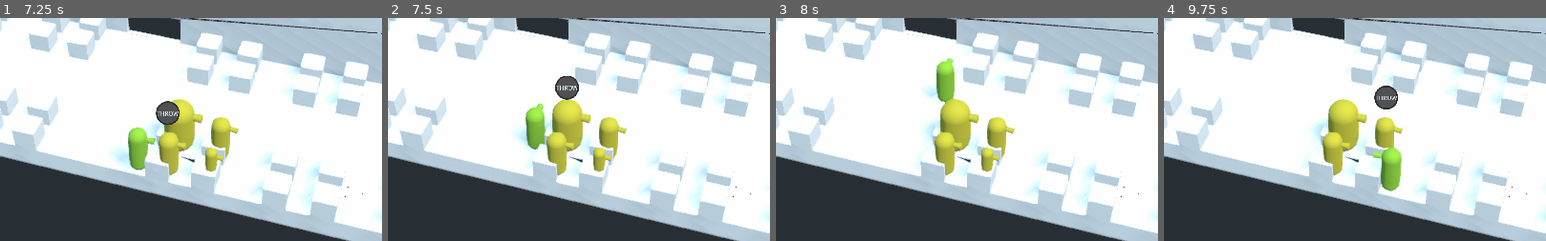
Above: before the commit, frames 1-4 (left to right).
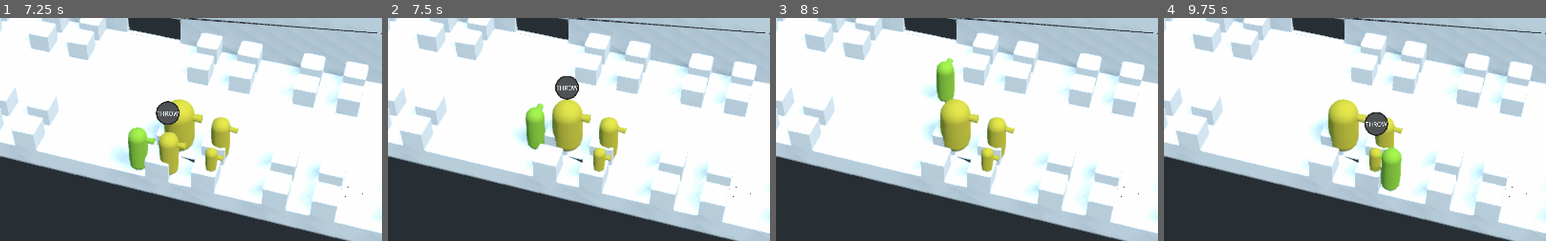
Above: after the commit, the same moments.

Repository: the-last-willy/game_jam_22_07
Game: Godot game, scene res://Game/Scenes/Main/Main.tscn
The game is run twice, just before and just after one commit, with the same random seed, the same clock (stepped at 60 frames per second) and the same inputs.
Inputs (mouse positions are % of the whole screen's width and height, from its top left):
- Up to frame 1 (7.25 s): click "Play" at 0.5 s; tap Enter (ui_accept) at 1.25, 1.52, 2.27, 3.5, 3.77, 4.52, 5.27, 6.77 s; move the mouse to (72, 45) at 1.27 s; hold D (move_right) 1.28-2.03 s; tap Shift (grab, bound only after the commit) every 1.5 s from 1.35 to 5.85 s; click (72, 45) at 1.42 s; move the mouse to (30, 55) at 2.02 s; hold S (move_backward) 2.03-2.78 s; tap Space (grab, bound only before the commit) every 1.5 s from 2.1 to 6.6 s; move the mouse to (60, 28) at 2.77 s; hold D (move_right) 2.78-3.53 s; move the mouse to (45, 70) at 3.52 s; hold W (move_forward) 3.53-4.28 s; click (45, 70) at 3.67 s; move the mouse to (80, 65) at 4.27 s; hold A (move_left) 4.28-5.78 s; move the mouse to (20, 35) at 5.02 s; move the mouse to (55, 50) at 5.77 s; hold S (move_backward) 5.78-6.53 s; click (55, 50) at 5.92 s; move the mouse to (35, 25) at 6.52 s; hold D (move_right) from 6.53 s (still down)
- Up to frame 2 (7.5 s): move the mouse to (72, 45) at 7.27 s; release D (move_right) at 7.28 s; hold W (move_forward) from 7.28 s (still down); tap Shift (grab, bound only after the commit) at 7.35 s
- Up to frame 3 (8 s): keep holding W (move_forward); tap Enter (ui_accept) at 7.52 s
- Up to frame 4 (9.75 s): move the mouse to (30, 55) at 8.02 s; release W (move_forward) at 8.03 s; hold D (move_right) 8.03-8.78 s; tap Space (grab, bound only before the commit) at 8.1, 9.6 s; click (30, 55) at 8.17 s; tap Enter (ui_accept) at 8.27 s; move the mouse to (60, 28) at 8.77 s; hold S (move_backward) 8.78-9.53 s; tap Shift (grab, bound only after the commit) at 8.85 s; move the mouse to (45, 70) at 9.52 s; hold A (move_left) from 9.53 s (still down)
The pictures show only the part of the screen within x 25-75%, y 35-85%; the shares and areas given below are measured in that part.

Frame 1 is identical in both runs. In frame 2, 0.8% of the frame differs, in the area x 39-49%, y 49-71%; in frame 3, 0.8%; in frame 4, 2.2%, in the area x 41-62%, y 30-71%.

Commit message:
Added Game manager

Diff:
--- /dev/null
+++ b/Game/GameManager.gd
@@ -0,0 +1,4 @@
+extends Node
+
+func game_over():
+	pass
--- a/project.godot
+++ b/project.godot
@@ -23,6 +23,10 @@
 config/name="Gj2207"
 run/main_scene="res://Game/Scenes/Main/Main.tscn"
 config/icon="res://icon.png"
+
+[autoload]
+
+GameManager="*res://Game/GameManager.gd"
 
 [input]
 
@@ -58,7 +62,7 @@
 }
 grab={
 "deadzone": 0.5,
-"events": [ Object(InputEventKey,"resource_local_to_scene":false,"resource_name":"","device":0,"alt":false,"shift":false,"control":false,"meta":false,"command":false,"pressed":false,"scancode":0,"physical_scancode":32,"unicode":0,"echo":false,"script":null)
+"events": [ Object(InputEventKey,"resource_local_to_scene":false,"resource_name":"","device":0,"alt":false,"shift":false,"control":false,"meta":false,"command":false,"pressed":false,"scancode":0,"physical_scancode":16777237,"unicode":0,"echo":false,"script":null)
 , Object(InputEventJoypadButton,"resource_local_to_scene":false,"resource_name":"","device":0,"button_index":0,"pressure":0.0,"pressed":false,"script":null)
  ]
 }
